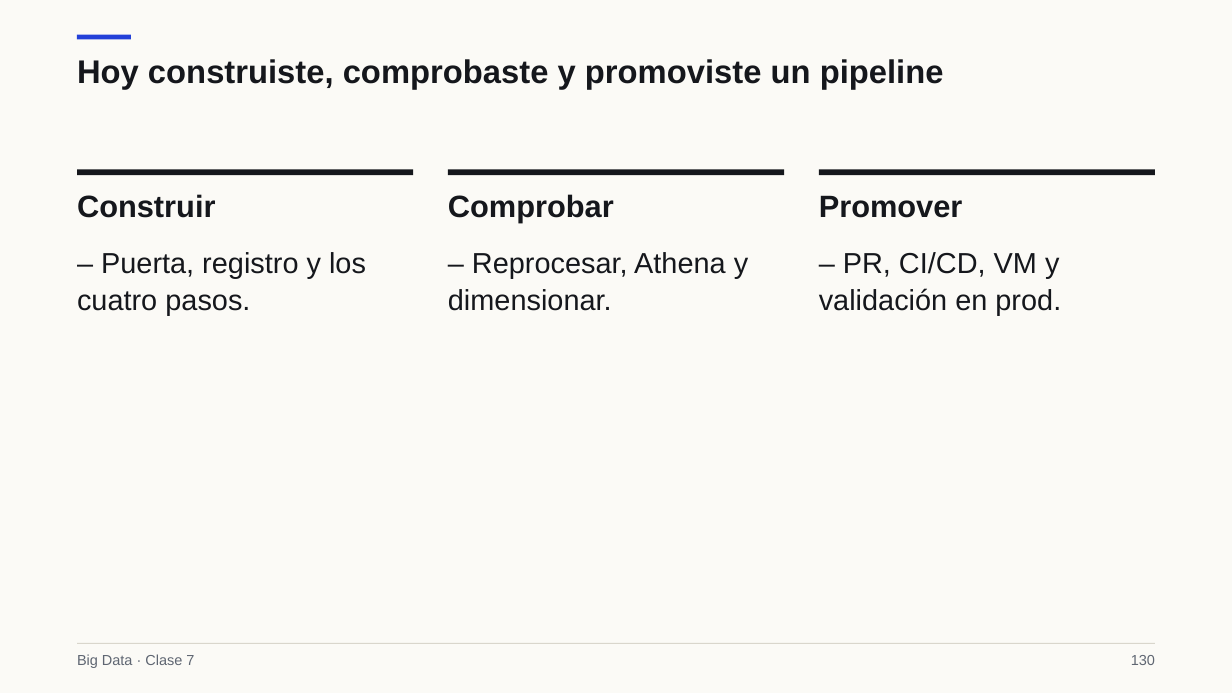
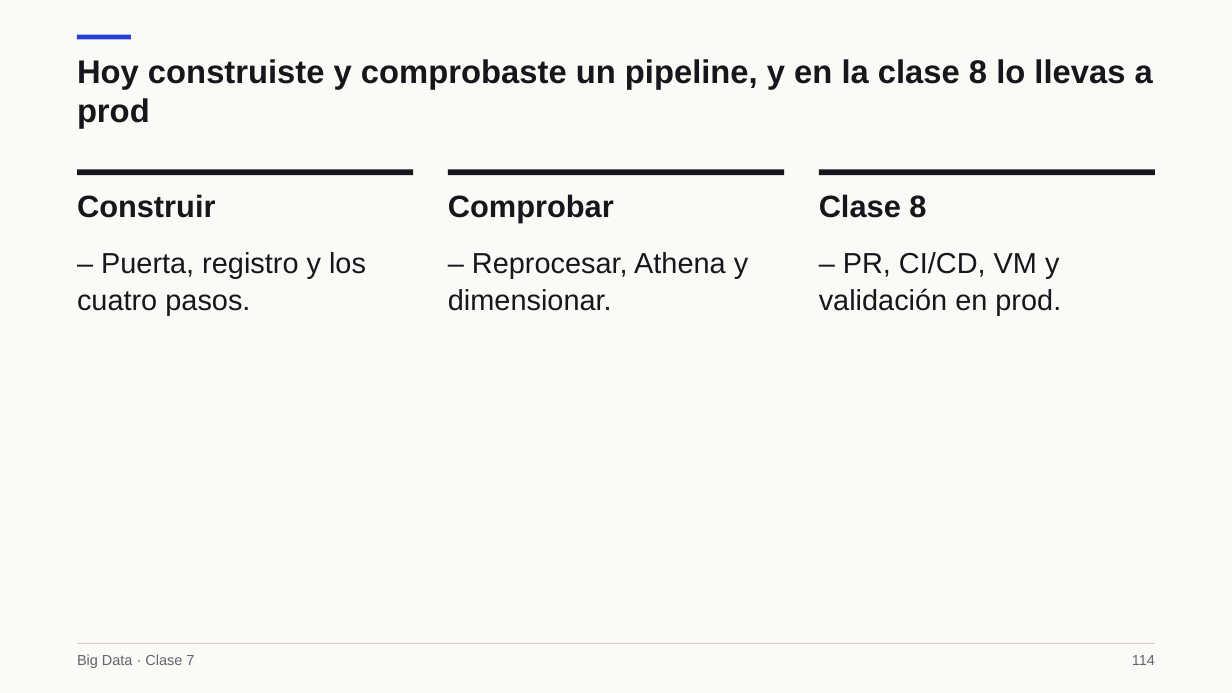
Before and after one commit to Apaezc/bigdata-udem-2026, a slide deck: slide 114 of curso/clase07/deck/slides.pptx (slide 130 before the commit). Drawn at 1232x693 pixels with LibreOffice and Linux fonts; fonts in the diff are those of the drawing. Boxes give left, top, right and bottom in pixels: in the first picture for what was removed or moved away, otherwise in the second. Text is boxed around its words. In the diff, an @@ line names an element or a change of style, - is before the commit and + after.

```diff
--- a/curso/clase07/deck/slides.pptx
+++ b/curso/clase07/deck/slides.pptx
@@ text at (77,59,1153,129): text changed @@
-Hoy construiste, comprobaste y promoviste un pipeline
+Hoy construiste y comprobaste un pipeline, y en la clase 8 lo llevas a prod
@@ text at (819,194,926,218): text changed @@
-Promover
+Clase 8
@@ text at (1132,655,1155,665): text changed @@
-130
+114
```
Also in this commit, not shown: 12 other slides changed, 16 slides removed, 16 other files.
